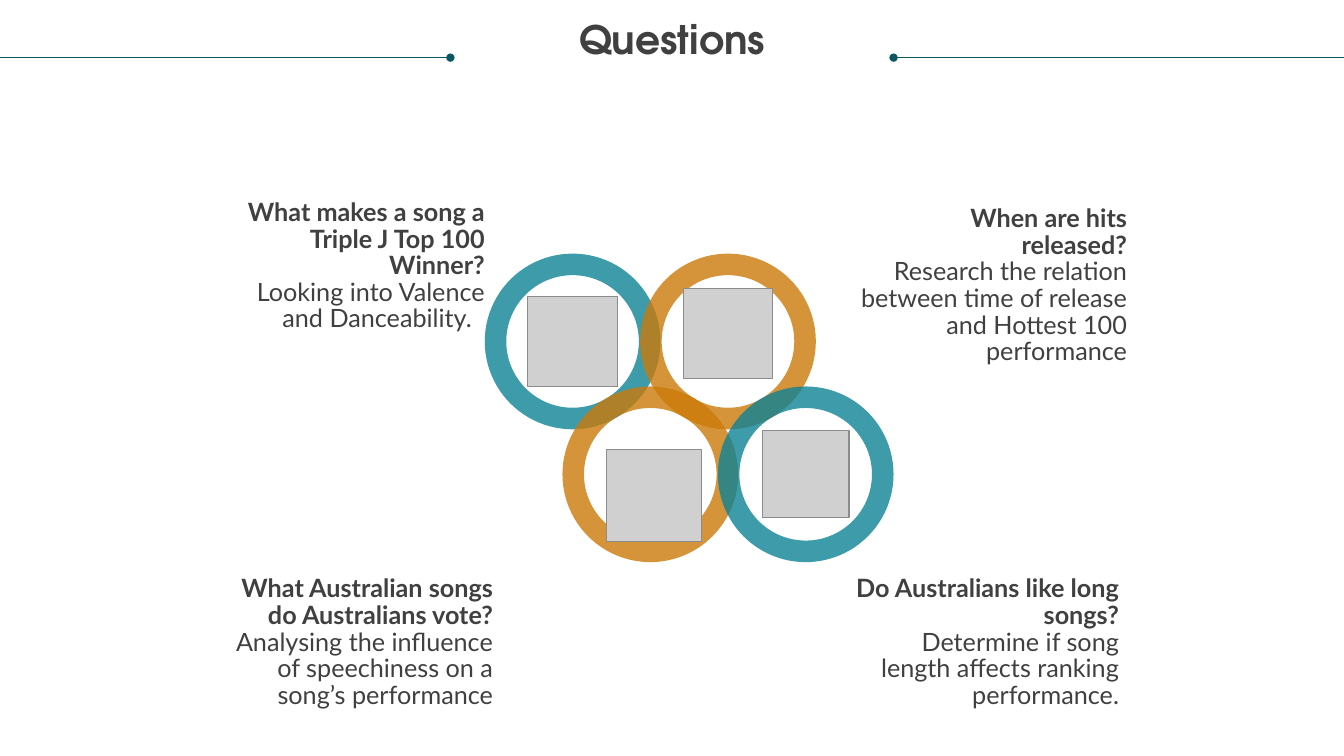
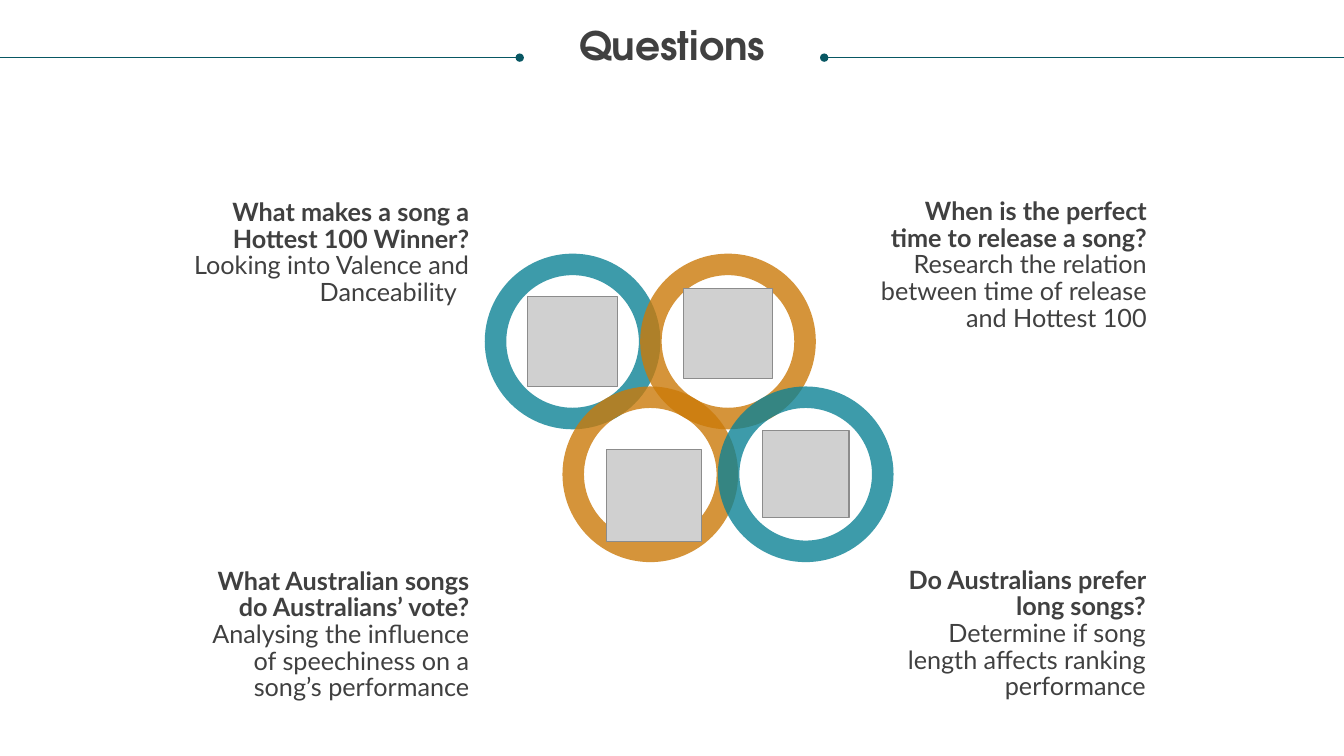
Before and after one commit to relaernu/project_1, a slide deck: slide 3 of Documents/Let the music speak.pptx. Drawn at 1344x756 pixels with LibreOffice and Linux fonts; fonts in the diff are those of the drawing; grey boxes stand for pictures. Boxes give left, top, right and bottom in pixels: in the first picture for what was removed or moved away, otherwise in the second. Text is boxed around its words. In the diff, an @@ line names an element or a change of style, - is before the commit and + after.

```diff
--- a/Documents/Let the music speak.pptx
+++ b/Documents/Let the music speak.pptx
@@ text "Questions": place and size @@
-text "Questions" at <box>579,24,765,55</box>
+text "Questions" at <box>579,30,765,61</box>
@@ arrow moved from (0, 57) - (451, 57) to (0, 57) - (520, 57) @@
@@ arrow moved from (893, 57) - (1344, 57) to (825, 57) - (1344, 57) @@
@@ text at <box>194,202,470,305</box>: text changed; bold off @@
-What makes a song a Triple J Top 100 Winner?
-Looking into Valence and Danceability.
+What makes a song a Hottest 100 Winner?
+Looking into Valence and Danceability
@@ text at <box>881,201,1147,327</box>: text changed @@
-When are hits released?
-Research the relation between time of release and Hottest 100 performance
+When is the perfect time to release a song?
+Research the relation between time of release and Hottest 100
@@ text "What Australian songs do Australians’ ...": place and size @@
-text "What Australian songs do Australians’ ..." at <box>236,578,493,708</box>
+text "What Australian songs do Australians’ ..." at <box>212,571,470,701</box>
@@ text at <box>218,571,469,616</box>: text changed @@
-What Australian songs do Australians vote?
+What Australian songs do Australians’ vote?
@@ text at <box>908,570,1146,700</box>: text changed @@
-Do Australians like long songs?
-Determine if song length affects ranking performance.
+Do Australians prefer long songs?
+Determine if song length affects ranking performance
```
Also in this commit, not shown: 14 other slides changed, 1 slide removed.
